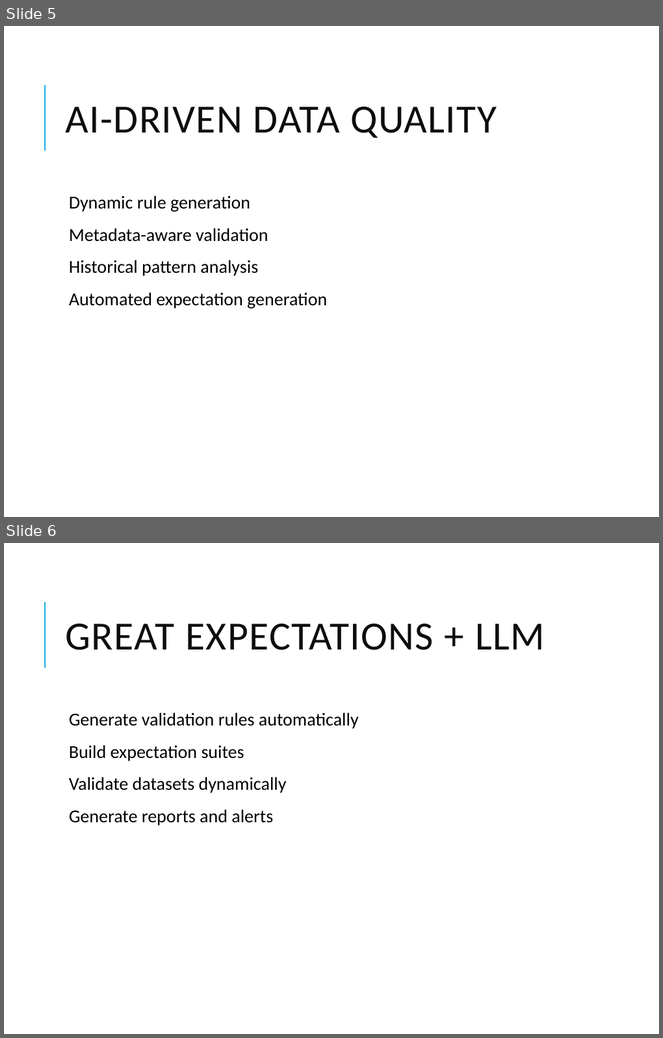
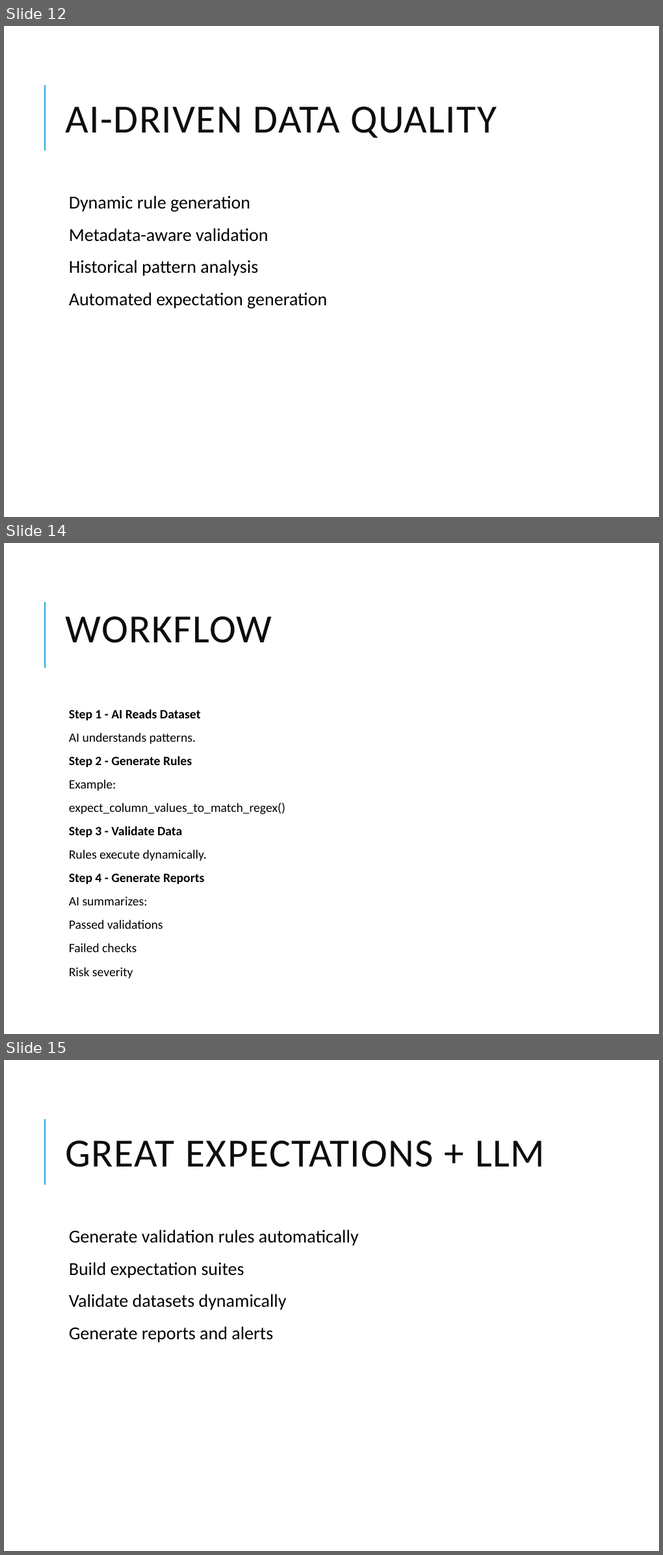
Before and after one commit to vikash-verma-profile/SIG-GENAI-May-2026, a slide deck: Week-3/Day-2/Autonomous_AI_Data_Quality_Self_Healing_Pipelines.pptx. Shown one above the other, each under a label of ours: slides 5 and 6 before the commit, slides 12, 14 and 15 after it; the slides between them are not shown. The pictures are 663x1038 and 663x1555 pixels, drawn with LibreOffice and Linux fonts; fonts in the diff are those of the drawing. Boxes give left, top, right and bottom in pixels: in the first picture for what was removed or moved away, otherwise in the second. Text is boxed around its words. In the diff, an @@ line names an element or a change of style, - is before the commit and + after.

```diff
--- a/Week-3/Day-2/Autonomous_AI_Data_Quality_Self_Healing_Pipelines.pptx
+++ b/Week-3/Day-2/Autonomous_AI_Data_Quality_Self_Healing_Pipelines.pptx
@@ slide 14 added at (x1=4, y1=543, x2=659, y2=1034), background #FFFFFF; not listed: 1 template element that a slide beside it also shows @@
@@ title added at (x1=66, y1=616, x2=272, y2=643), 44 pt, text #0D0D0D @@
+WORKFLOW
@@ text added at (x1=69, y1=709, x2=285, y2=979), 14 pt, text #000000 @@
+  Step 1 - AI Reads Dataset
+  AI understands patterns.
+  Step 2 - Generate Rules
+  Example:
+  expect_column_values_to_match_regex()
+  Step 3 - Validate Data
+  Rules execute dynamically.
+  Step 4 - Generate Reports
+  AI summarizes:
+  Passed validations
+  Failed checks
+  Risk severity
@@ what was slide 5 is now slide 12 @@
@@ what was slide 6 is now slide 15 @@
```
Also in this commit, not shown: 11 slides changed, 25 other slides added, 2 other files.
